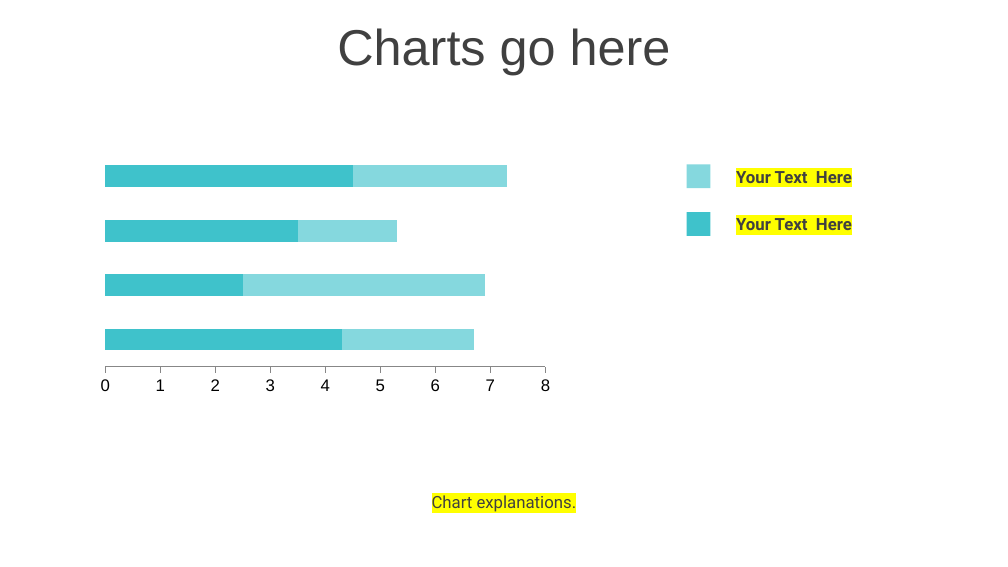
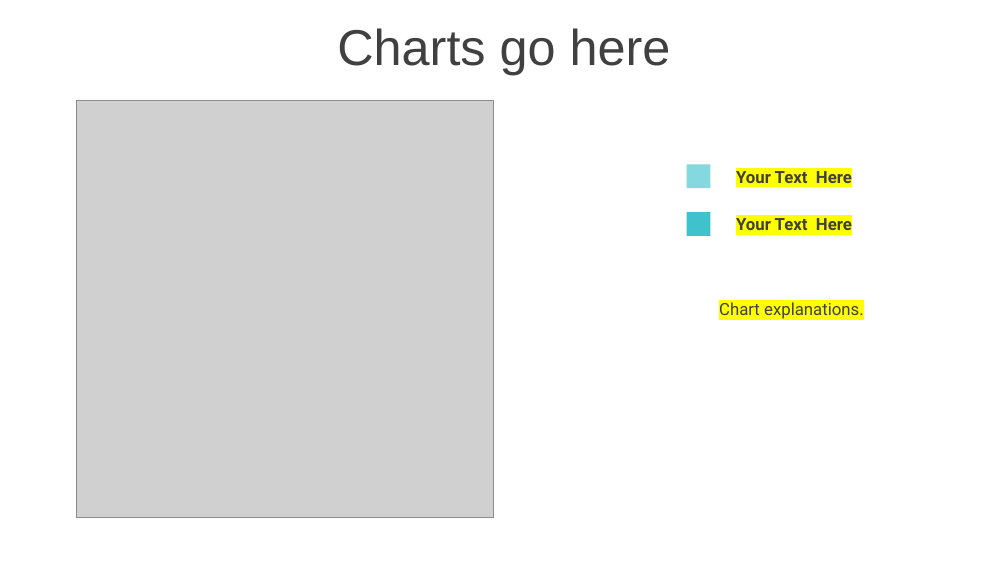
Before and after one commit to kamoakon/Project-One, a slide deck: slide 16 of project_one.pptx (slide 15 before the commit). Drawn at 1008x567 pixels with LibreOffice and Linux fonts; fonts in the diff are those of the drawing; grey boxes stand for pictures; background and template pictures are left out. Boxes give left, top, right and bottom in pixels: in the first picture for what was removed or moved away, otherwise in the second. Text is boxed around its words. In the diff, an @@ line names an element or a change of style, - is before the commit and + after.

Commit message:
Add updated powerpoint file

```diff
--- a/project_one.pptx
+++ b/project_one.pptx
@@ picture added at [77, 101, 493, 517] @@
@@ bar stacked chart removed at [92, 144, 560, 400] @@
-categories: 1, 2, 3, 4
-Series 1: 4.3, 2.5, 3.5, 4.5
-Series 2: 2.4, 4.4, 1.8, 2.8
@@ text "Chart explanations.": place and size @@
-text "Chart explanations." at [432, 493, 577, 513]
+text "Chart explanations." at [719, 302, 864, 319]
```
Also in this commit, not shown: 2 other slides changed, 1 slide added.
